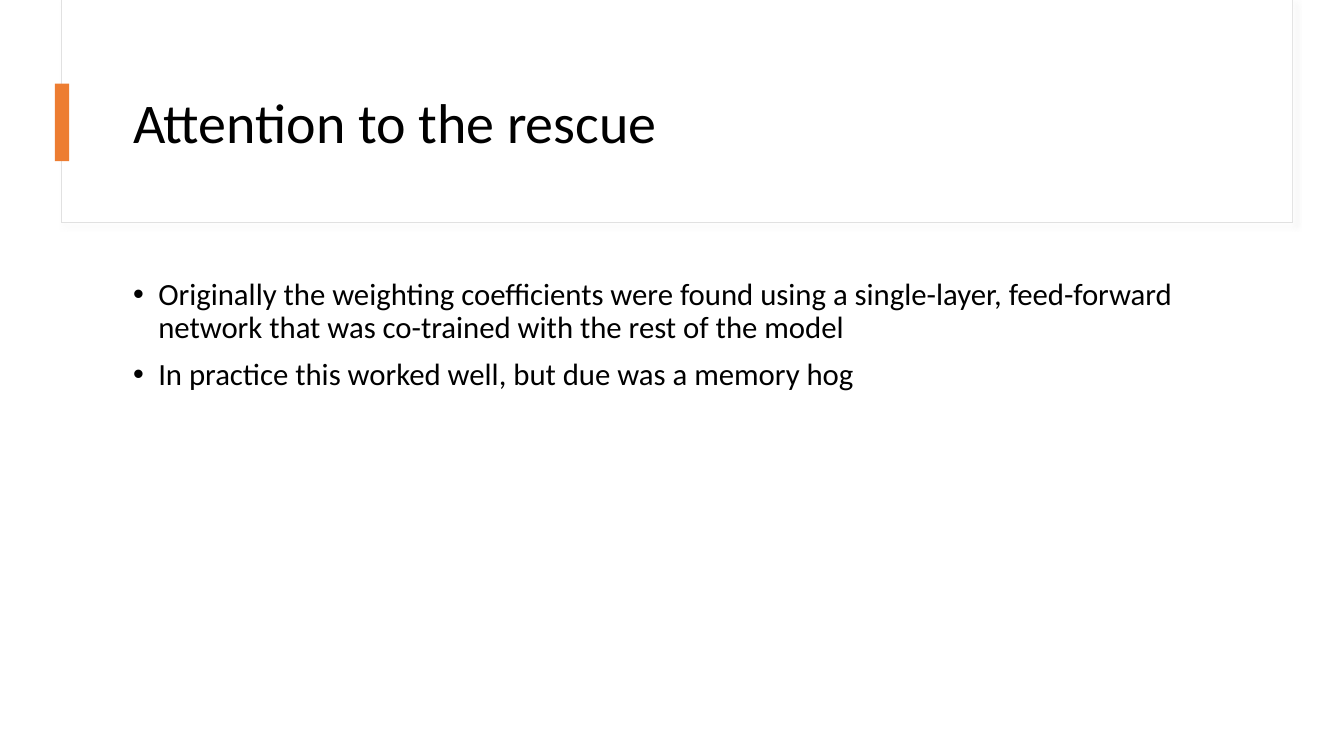
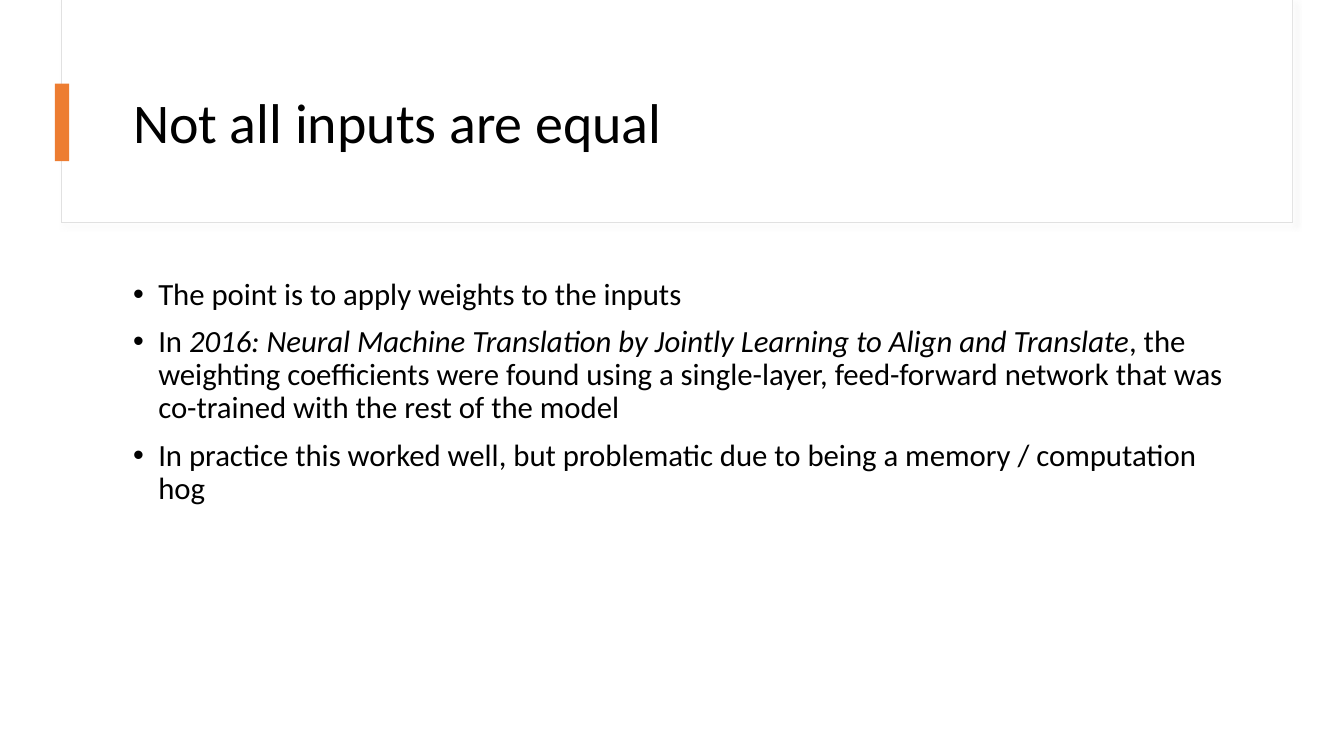
Before and after one commit to kwende/ml-meetup, a slide deck: slide 10 of benr/Attention.pptx (slide 9 before the commit). Drawn at 1344x756 pixels with LibreOffice and Linux fonts; fonts in the diff are those of the drawing. Boxes give left, top, right and bottom in pixels: in the first picture for what was removed or moved away, otherwise in the second. Text is boxed around its words. In the diff, an @@ line names an element or a change of style, - is before the commit and + after.

```diff
--- a/benr/Attention.pptx
+++ b/benr/Attention.pptx
@@ title at (133,104,661,152): text changed @@
-Attention to the rescue
+Not all inputs are equal
@@ text at (158,283,1222,505): text changed @@
-• Originally the weighting coefficients were found using a single-layer, feed-forward network that was co-trained with the rest of the model
-• In practice this worked well, but due was a memory hog
+• The point is to apply weights to the inputs
+• In 2016: Neural Machine Translation by Jointly Learning to Align and Translate, the weighting coefficients were found using a single-layer, feed-forward network that was co-trained with the rest of the model
+• In practice this worked well, but problematic due to being a memory / computation hog
```
Also in this commit, not shown: 10 other slides changed, 1 slide added, 2 slides removed, 1 other file.
